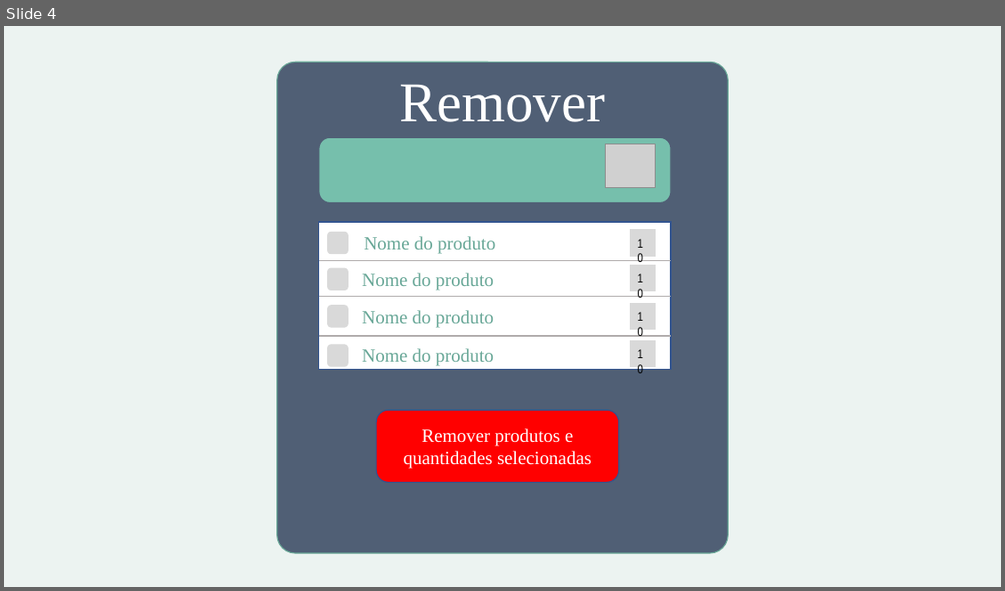
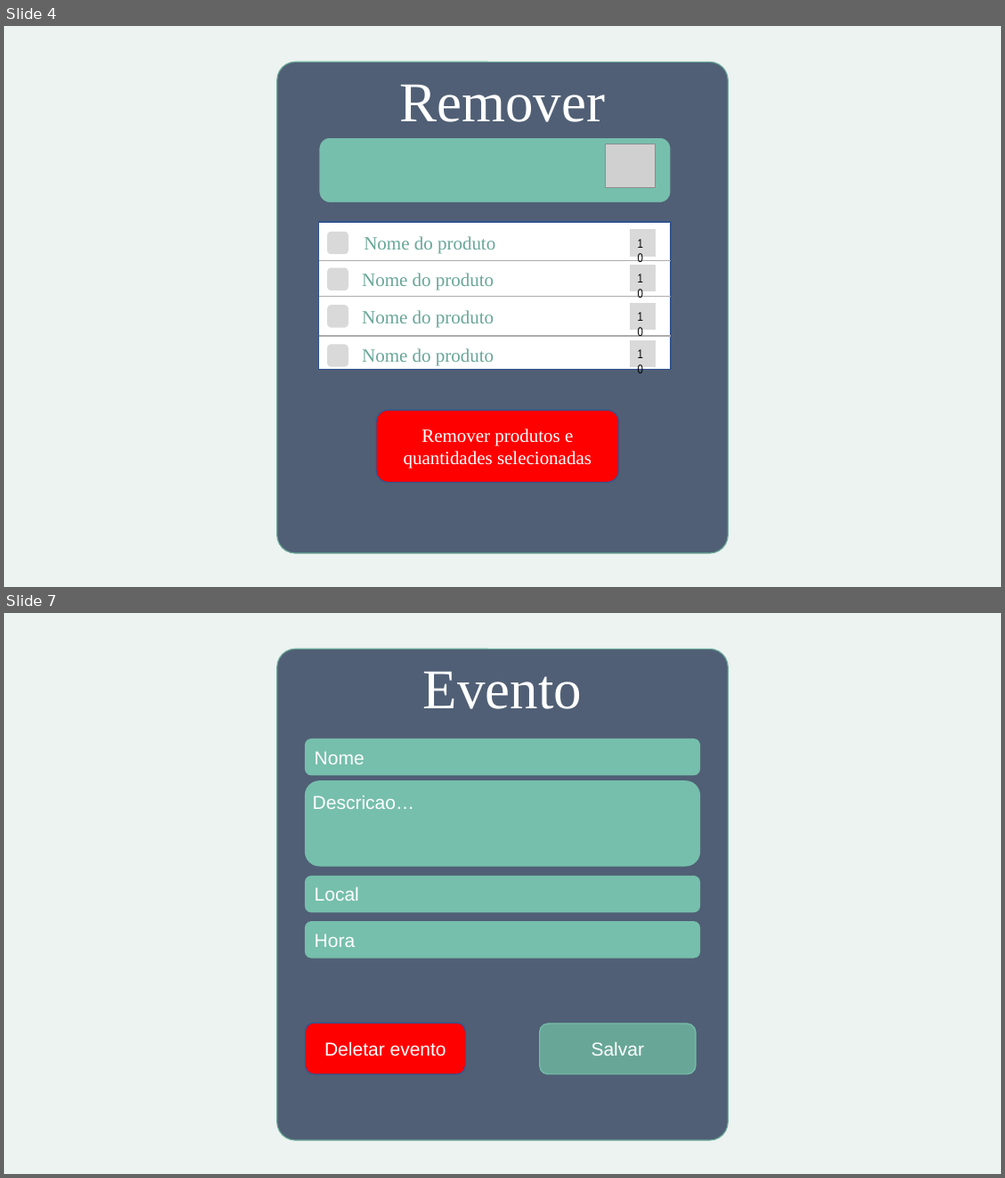
Before and after one commit to GustavoSantiago113/Administration-Help-Tool, a slide deck: Design.pptx. Shown one above the other, each under a label of ours: slide 4 before the commit, slides 4 and 7 after it; the slides between them are not shown. The pictures are 1005x591 and 1005x1178 pixels, drawn with LibreOffice and Linux fonts; fonts in the diff are those of the drawing; grey boxes stand for pictures. Boxes give left, top, right and bottom in pixels: in the first picture for what was removed or moved away, otherwise in the second. Text is boxed around its words. In the diff, an @@ line names an element or a change of style, - is before the commit and + after.

```diff
--- a/Design.pptx
+++ b/Design.pptx
@@ slide 7 added at box(4, 613, 1001, 1174), background #ECF3F1 @@
@@ rounded rectangle added at box(277, 649, 728, 1140), fill #505F75, outline #68A797 1 pt @@
@@ text added at box(423, 671, 582, 709), 54 pt, text #FFFFFF @@
+Evento
@@ rounded rectangle added at box(306, 738, 699, 774), fill #76BFAC, outline #76BFAC 1 pt, 18 pt, text #FFFFFF @@
+Nome
@@ rounded rectangle added at box(306, 781, 699, 866), fill #76BFAC, outline #76BFAC 1 pt @@
@@ text added at box(313, 795, 414, 809), 18 pt, text #FFFFFF @@
+Descricao…
@@ rounded rectangle added at box(306, 876, 699, 912), fill #76BFAC, outline #76BFAC 1 pt, 18 pt, text #FFFFFF @@
+Local
@@ rounded rectangle added at box(306, 922, 699, 957), fill #76BFAC, outline #76BFAC 1 pt, 18 pt, text #FFFFFF @@
+Hora
@@ rounded rectangle added at box(306, 1022, 465, 1074), fill #FF0000, outline #325491 1 pt, 18 pt, text #FFFFFF @@
+Deletar evento
@@ rounded rectangle added at box(540, 1023, 696, 1074), fill #68A797, outline #76BFAC 1 pt, 18 pt, text #FFFFFF @@
+Salvar
```
Also in this commit, not shown: 2 slides changed, 2 other slides added, 2 other files.
